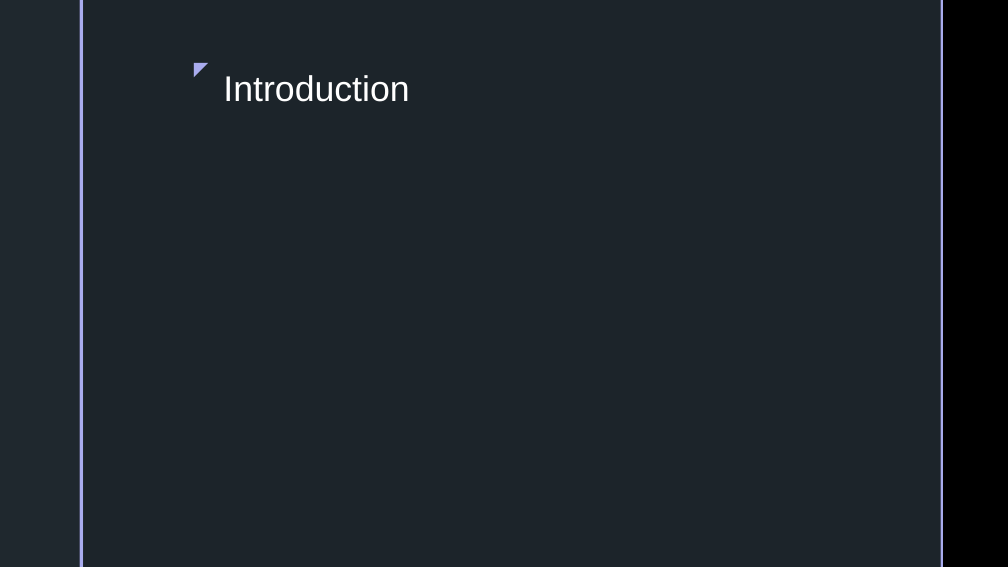
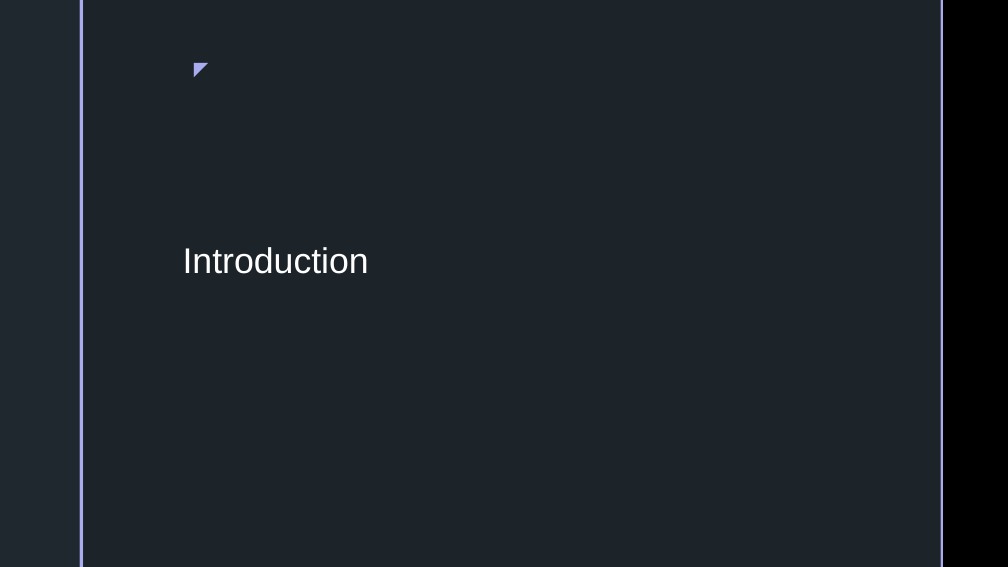
Before and after one commit to XanderPxl/Soldering_station_2023, a slide deck: slide 3 of Solderingstation_powerpoint.pptx. Drawn at 1008x567 pixels with LibreOffice and Linux fonts; fonts in the diff are those of the drawing; background and template pictures are left out. Boxes give left, top, right and bottom in pixels: in the first picture for what was removed or moved away, otherwise in the second. Text is boxed around its words. In the diff, an @@ line names an element or a change of style, - is before the commit and + after.

```diff
--- a/Solderingstation_powerpoint.pptx
+++ b/Solderingstation_powerpoint.pptx
@@ title "Introduction": place and size @@
-title "Introduction" at [223,75,409,102]
+title "Introduction" at [183,247,369,274]
```
Also in this commit, not shown: 2 other slides changed, 1 slide removed, 1 other file.
